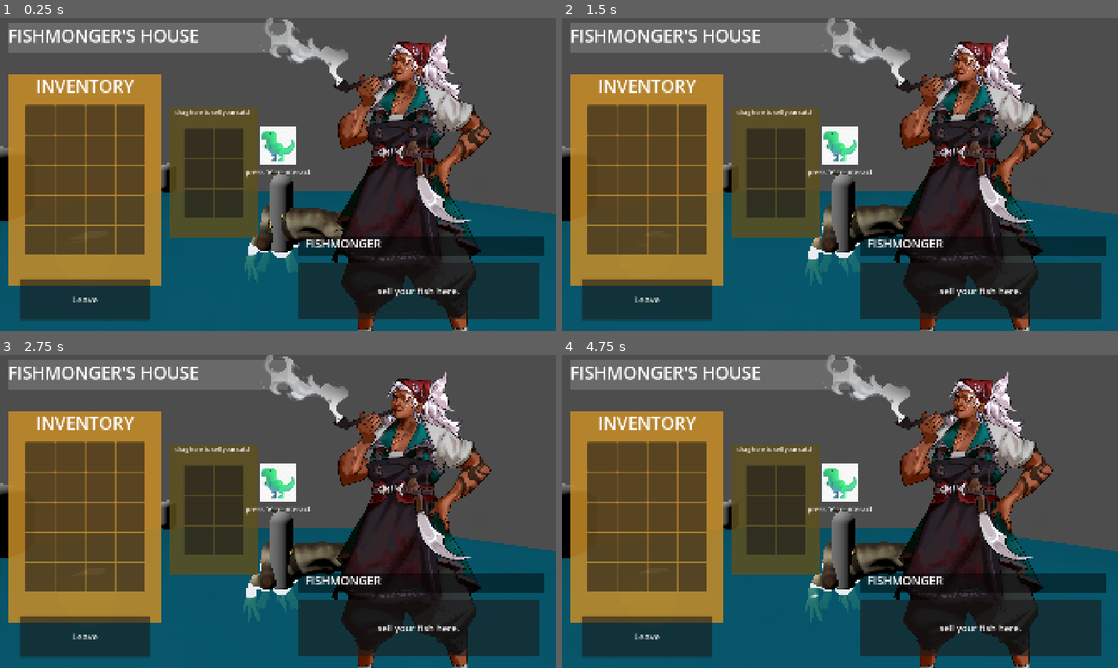
Above: before the commit, frames 1-4 (two rows, left to right).
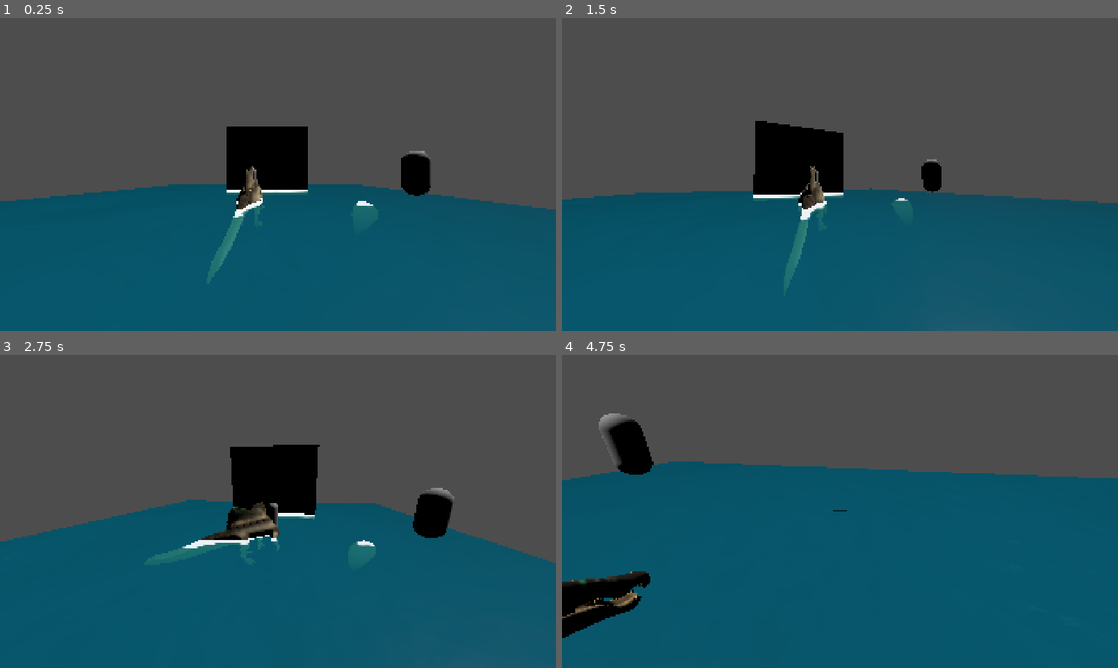
Above: after the commit, the same moments.

Repository: Project-Dino-Sunday-Studios/project-dino
Game: Godot game, scene res://main.tscn
Two runs of this game, one before a commit and one after it. Both use one fixed random seed, a clock stepped at 60 frames per second and the inputs below.
Inputs (mouse positions are in pixels of both pictures, inside the frame that each line leads up to):
- Up to frame 1 (0.25 s): no input
- Up to frame 2 (1.5 s): click (645, 299) at 0.5 s, where only the run before the commit has a clickable "Leave"; tap E (interact) at 1.25 s; move the mouse to (962, 158) at 1.27 s; hold D (move_right) from 1.28 s (still down); hold Q (rotate_fish_ccw, bound only after the commit) from 1.28 s (still down); click (962, 158) at 1.35 s
- Up to frame 3 (2.75 s): tap Enter (ui_accept) at 1.52 s; release D (move_right) at 2 s; release Q (rotate_fish_ccw, bound only after the commit) at 2 s; tap E (interact) at 2 s; drag from (166, 527) to (250, 574) at 2.02 s
- Up to frame 4 (4.75 s): tap E (interact) at 2.75, 3.5, 4.25, 4.35 s; move the mouse to (895, 442) at 2.77 s; hold D (move_right) 2.78-3.5 s; hold Q (rotate_fish_ccw, bound only after the commit) 2.78-3.5 s; right-click (895, 442) at 2.85 s; drag from (812, 574) to (673, 464) at 3.52 s; move the mouse to (1006, 558) at 4.27 s; hold A (move_left) from 4.28 s (still down); hold Q (rotate_fish_ccw, bound only after the commit) from 4.28 s (still down); tap Enter (ui_accept) at 4.52 s

The runs differ from the first frame. In frame 1, 60% of the frame differs, in the area x 0-100%, y 0-100%; in frame 2, 60%; in frame 3, 62%; in frame 4, 66%.
Error before the commit: Invalid access to property or key 'start_fishing' on a base object of type 'Nil'. (res://Entities/EntityScripts/main_camera.gd:46)

Commit message:
hopefully merge inventory-matteo correctly

Diff:
--- a/godot/project.godot
+++ b/godot/project.godot
@@ -17,8 +17,8 @@
 
 [autoload]
 
-Events="*uid://qqy27laosuyw"
-Global="*uid://dubvaidd8qs1d"
+Events="*uid://giutb21xussj"
+Global="*uid://cds4aa07w0iou"
 
 [display]
 
@@ -74,6 +74,21 @@
 "events": [Object(InputEventKey,"resource_local_to_scene":false,"resource_name":"","device":-1,"window_id":0,"alt_press …(192 unchanged characters)…
 ]
 }
+debug_spawn_fish={
+"deadzone": 0.2,
+"events": [Object(InputEventKey,"resource_local_to_scene":false,"resource_name":"","device":-1,"window_id":0,"alt_pressed":false,"shift_pressed":false,"ctrl_pressed":false,"meta_pressed":false,"pressed":false,"keycode":0,"physical_keycode":80,"key_label":0,"unicode":112,"location":0,"echo":false,"script":null)
+]
+}
+rotate_fish_ccw={
+"deadzone": 0.2,
+"events": [Object(InputEventKey,"resource_local_to_scene":false,"resource_name":"","device":-1,"window_id":0,"alt_pressed":false,"shift_pressed":false,"ctrl_pressed":false,"meta_pressed":false,"pressed":false,"keycode":0,"physical_keycode":81,"key_label":0,"unicode":113,"location":0,"echo":false,"script":null)
+]
+}
+rotate_fish_cw={
+"deadzone": 0.2,
+"events": [Object(InputEventKey,"resource_local_to_scene":false,"resource_name":"","device":-1,"window_id":0,"alt_pressed":false,"shift_pressed":false,"ctrl_pressed":false,"meta_pressed":false,"pressed":false,"keycode":0,"physical_keycode":69,"key_label":0,"unicode":101,"location":0,"echo":false,"script":null)
+]
+}
 
 [layer_names]
 
Not shown, added: godot/Assets/UI/Sprites/Xenacanthus.png.import
Not shown, added: godot/Assets/UI/Sprites/pikaia.png.import
Not shown, added: godot/Assets/crosshair.png.import
Not shown, added: godot/Autoloads/events.gd.uid
Not shown, added: godot/Autoloads/global.gd.uid
Not shown, added: godot/Entities/NPC/npc_behavior.gd.uid
Not shown, added: godot/Shaders/Fish/fishvisual.gdshader.uid
Not shown, added: godot/UI/Art/chef_and_oviraptor.png.import
Not shown, added: godot/UI/Art/fishmonger_background.png.import
Not shown, added: godot/UI/interact-menu.gd.uid
Not shown, added: godot/icon.webp.import
